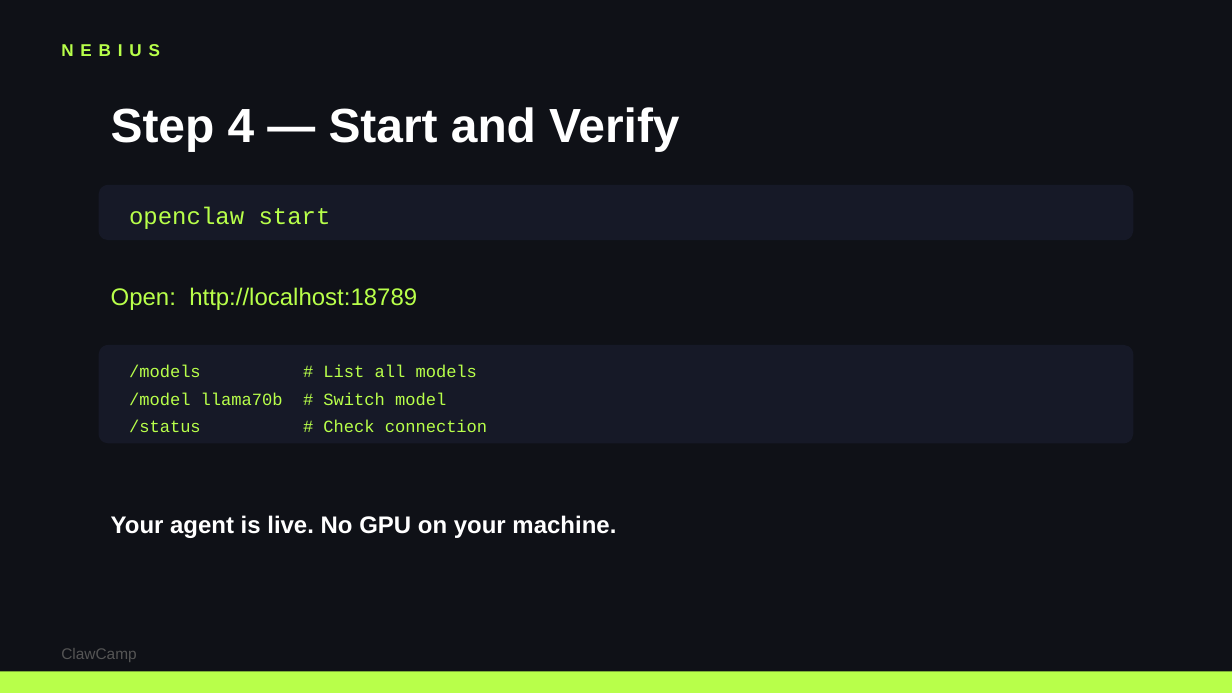
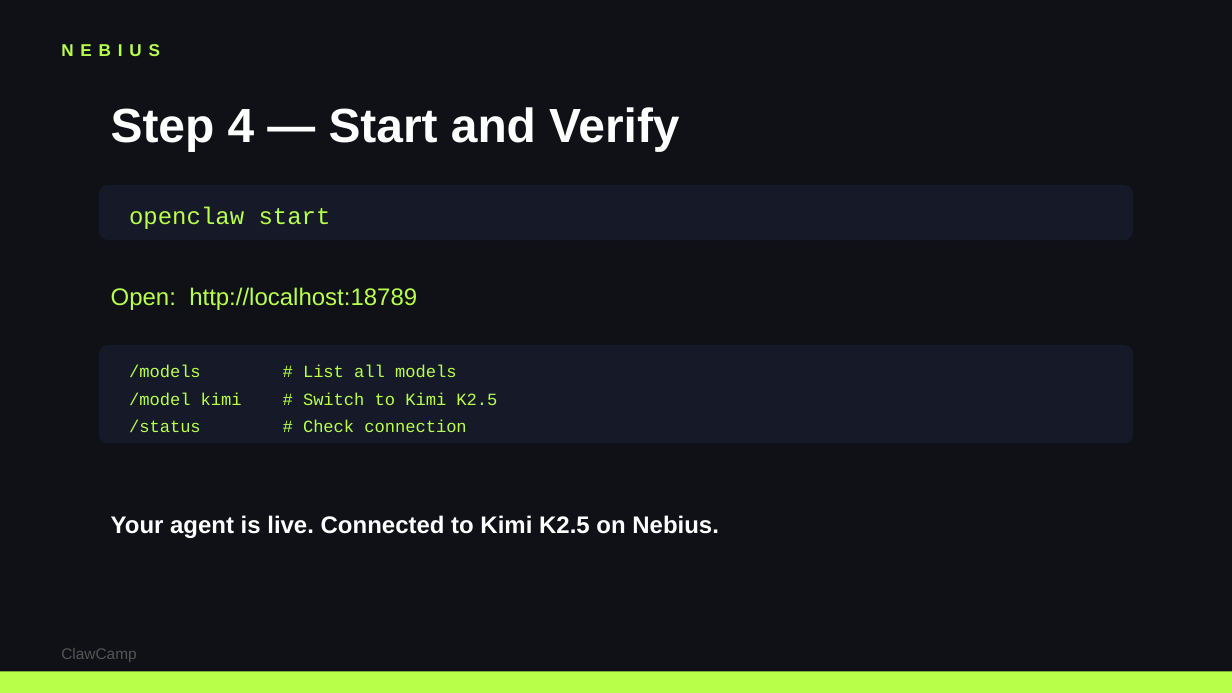
Before and after one commit to colygon/clawcamp-site, a slide deck: slide 10 of workshops/running-openclaw-on-nebius.pptx. Drawn at 1232x693 pixels with LibreOffice and Linux fonts; fonts in the diff are those of the drawing. Boxes give left, top, right and bottom in pixels: in the first picture for what was removed or moved away, otherwise in the second. Text is boxed around its words. In the diff, an @@ line names an element or a change of style, - is before the commit and + after.

```diff
--- a/workshops/running-openclaw-on-nebius.pptx
+++ b/workshops/running-openclaw-on-nebius.pptx
@@ text at <box>129,392,497,406</box>: text changed @@
-/model llama70b # Switch model
+/model kimi # Switch to Kimi K2.5
@@ text at <box>111,515,719,538</box>: text changed @@
-Your agent is live. No GPU on your machine.
+Your agent is live. Connected to Kimi K2.5 on Nebius.
```
Also in this commit, not shown: 10 other slides changed.
